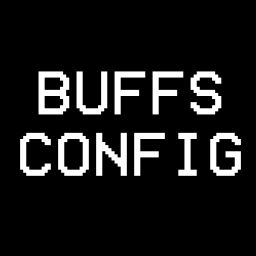
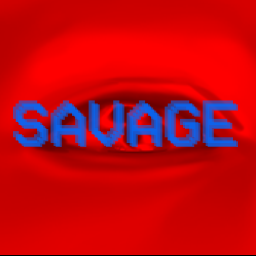
Layer changes from the first 256px x 256px image to the second:
added layer "Paint Layer 1 (pasted)" above "Background" over [0, 0, 256, 255]
painted on "Background" over [0, 0, 256, 255]